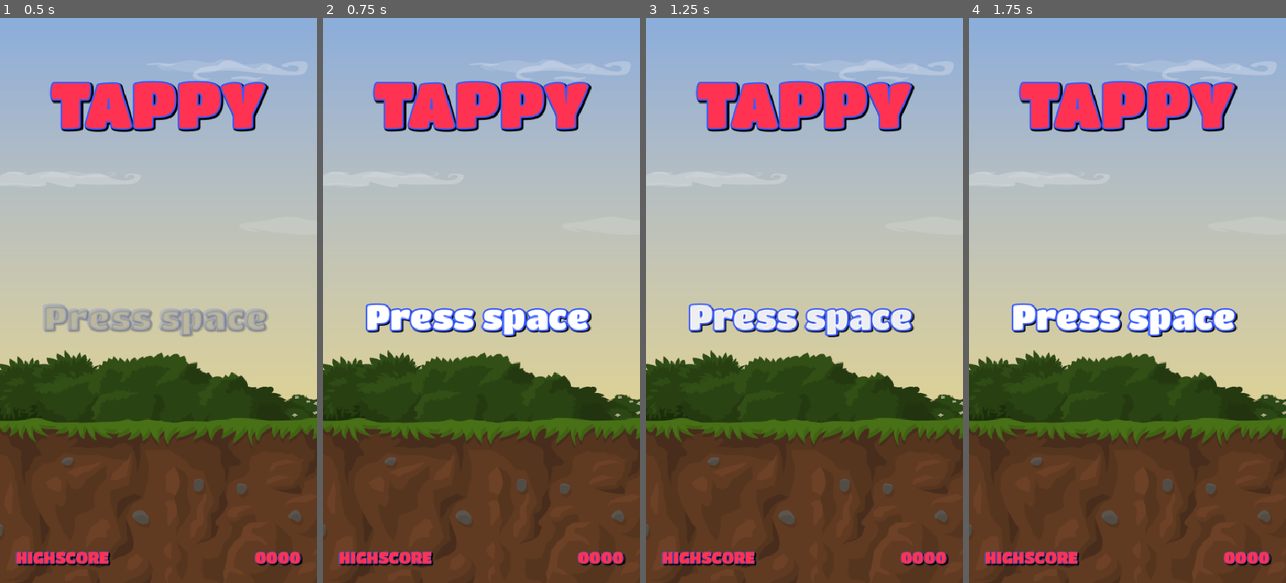
Above: before the commit, frames 1-4 (left to right).
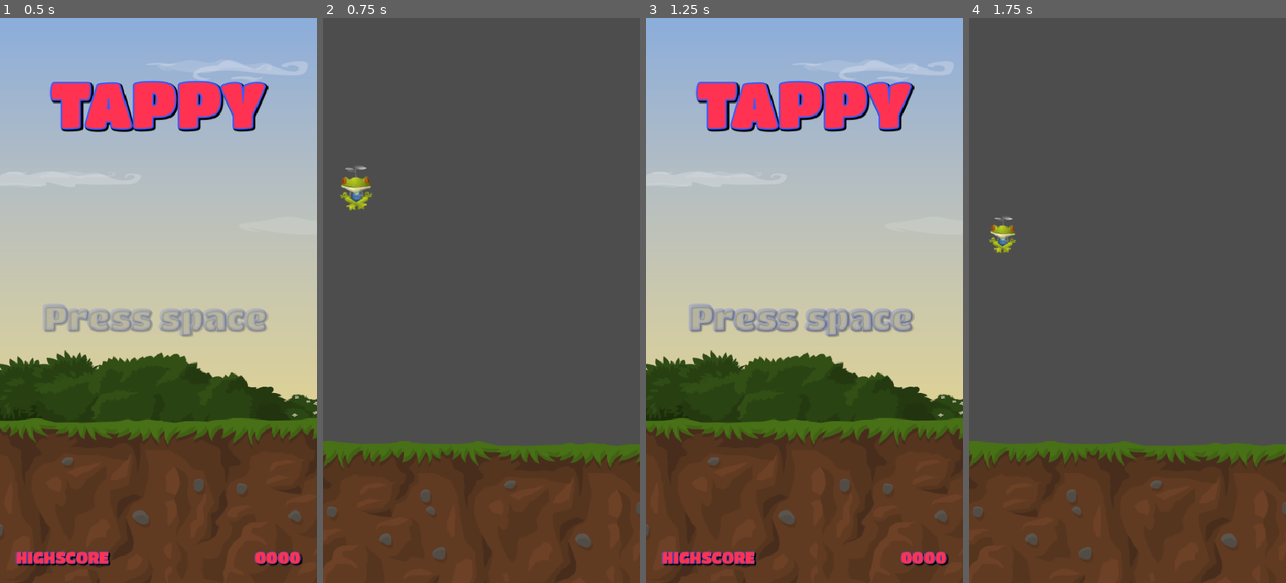
Above: after the commit, the same moments.

Repository: Valantis-Siomos/tappy
Game: Godot game, scene res://Scenes/main/main.tscn
Same seed, same stepped clock (60 frames per second), same inputs: the game is played once before the commit and once after it.
Inputs:
- Up to frame 1 (0.5 s): no input
- Up to frame 2 (0.75 s): tap Space (fly) at 0.5 s; hold Space (fly) from 0.53 s (still down)
- Up to frame 3 (1.25 s): keep holding Space (fly); tap T (test, bound only after the commit) at 0.8 s
- Up to frame 4 (1.75 s): release Space (fly) at 1.28 s; tap T (test, bound only after the commit) at 1.35 s; tap Space (fly) at 1.55 s

Frame 1 is identical in both runs. In frame 2, 81% of the frame differs, in the area x 0-100%, y 0-100%; in frame 3, 2.9%; in frame 4, 81%.

Commit message:
change game and main screen with (load) not (preload)

Diff:
--- a/Scenes/Game/game.gd
+++ b/Scenes/Game/game.gd
@@ -6,6 +6,8 @@
 @onready var lower_spawns: Marker2D = $LowerSpawns
 
 @onready var pipes_holder: Node = $PipesHolder
+
+var MAIN = load("uid://bk7wx4bliuk8n")
 
 # Called when the node enters the scene tree for the first time.
 func _ready() -> void:
@@ -25,3 +27,8 @@
 
 func _on_timer_timeout() -> void:
 	spawn_pipes()
+
+
+func _unhandled_input(event: InputEvent) -> void:
+	if event.is_action_pressed("test"):
+		get_tree().change_scene_to_packed(MAIN)
--- /dev/null
+++ b/Scenes/main/main.gd
@@ -0,0 +1,8 @@
+extends Control
+
+
+var GAME = preload("uid://bnqilomf5vcb8")
+
+func _unhandled_input(event: InputEvent) -> void:
+	if event.is_action_pressed("fly"):
+		get_tree().change_scene_to_packed(GAME)
--- a/Scenes/main/main.tscn
+++ b/Scenes/main/main.tscn
@@ -1,5 +1,6 @@
 [gd_scene format=3 uid="uid://bk7wx4bliuk8n"]
 
+[ext_resource type="Script" uid="uid://covmbg6dslwqi" path="res://Scenes/main/main.gd" id="1_4jhlv"]
 [ext_resource type="Texture2D" uid="uid://cx25bvurudfd0" path="res://assets/background/MainScreen.png" id="1_b20jg"]
 [ext_resource type="LabelSettings" uid="uid://bug0v15p08gx1" path="res://resources/title_label_red.tres" id="2_w1fgp"]
 [ext_resource type="LabelSettings" uid="uid://uusnakg12yls" path="res://resources/score_label_settings.tres" id="3_wcurd"]
@@ -50,6 +51,7 @@
 anchor_bottom = 1.0
 grow_horizontal = 2
 grow_vertical = 2
+script = ExtResource("1_4jhlv")
 
 [node name="TextureRect" type="TextureRect" parent="." unique_id=2145563280]
 layout_mode = 1
--- a/project.godot
+++ b/project.godot
@@ -28,6 +28,11 @@
 "events": [Object(InputEventKey,"resource_local_to_scene":false,"resource_name":"","device":-1,"window_id":0,"alt_press …(191 unchanged characters)…
 ]
 }
+test={
+"deadzone": 0.2,
+"events": [Object(InputEventKey,"resource_local_to_scene":false,"resource_name":"","device":-1,"window_id":0,"alt_pressed":false,"shift_pressed":false,"ctrl_pressed":false,"meta_pressed":false,"pressed":false,"keycode":0,"physical_keycode":84,"key_label":0,"unicode":116,"location":0,"echo":false,"script":null)
+]
+}
 
 [layer_names]
 
Not shown, added: Scenes/main/main.gd.uid
